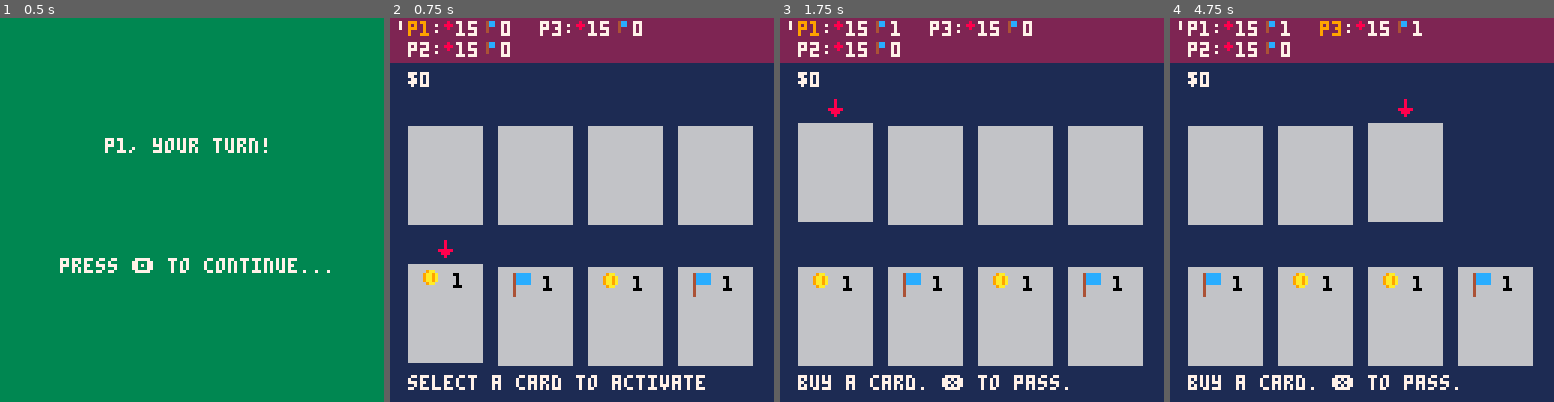
Above: before the commit, frames 1-4 (left to right).
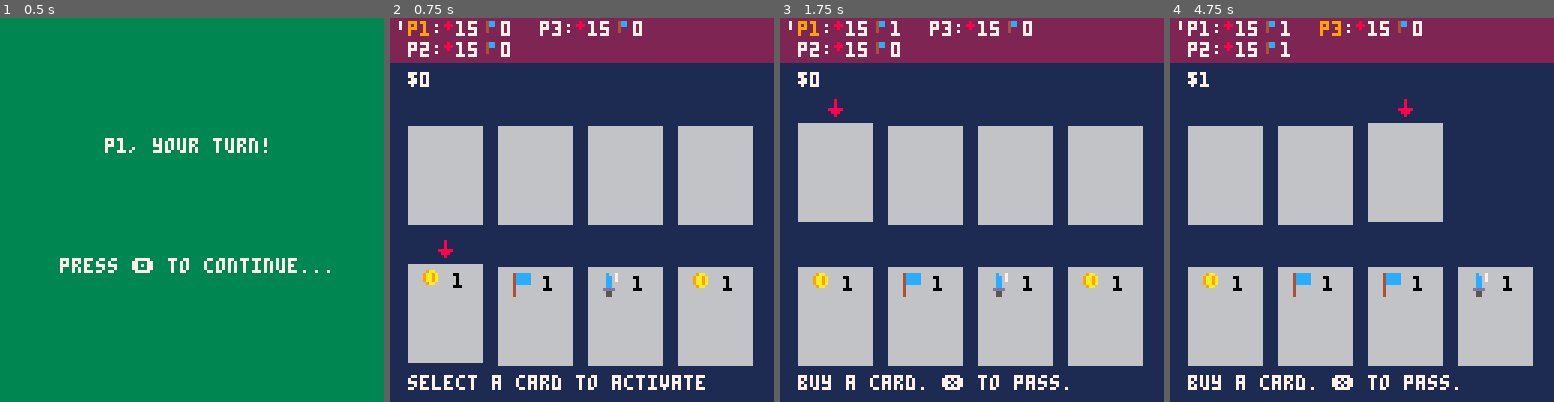
Above: after the commit, the same moments.

Repository: camden/minidom
Game: PICO-8 cartridge dom.p8
The game is run twice, just before and just after one commit, with the same random seed, the same clock (stepped at 60 frames per second) and the same inputs.
Inputs:
- Up to frame 1 (0.5 s): tap X (X key) at 0.33 s
- Up to frame 2 (0.75 s): tap O (Z key) at 0.7 s
- Up to frame 3 (1.75 s): tap X (X key) at 1.07 s; hold Right from 1.6 s (still down); tap O (Z key) at 1.7 s
- Up to frame 4 (4.75 s): tap X (X key) at 1.85, 2.97, 4.08 s; release Right at 2.1 s; tap O (Z key) every 0.4 s from 2.1 to 4.5 s; hold Right 2.47-3.03 s; hold Left 3.08-3.58 s; hold Right 4.02-4.68 s

Frame 1 is identical in both runs. In frame 2, 0.4% of the frame differs, in the area x 55-84%, y 66-73%; in frame 3, 0.4%; in frame 4, 0.9%, in the area x 7-84%, y 0-73%.

Commit message:
added more cards to init deck

Diff:
--- a/dom.p8
+++ b/dom.p8
@@ -398,9 +398,11 @@
 function initialize_player_deck(player)
   local gold_fx = make_effect(effect_types.gold, 1)
   local points_fx = make_effect(effect_types.points, 1)
+  local attack_one_fx = make_effect(effect_types.attack_one, 1)
 
   add_cards(make_card(gold_fx), 2, player)
   add_cards(make_card(points_fx), 2, player)
+  add_cards(make_card(attack_one_fx), 1, player)
 end
 
 function add_cards(card, amount, player)
